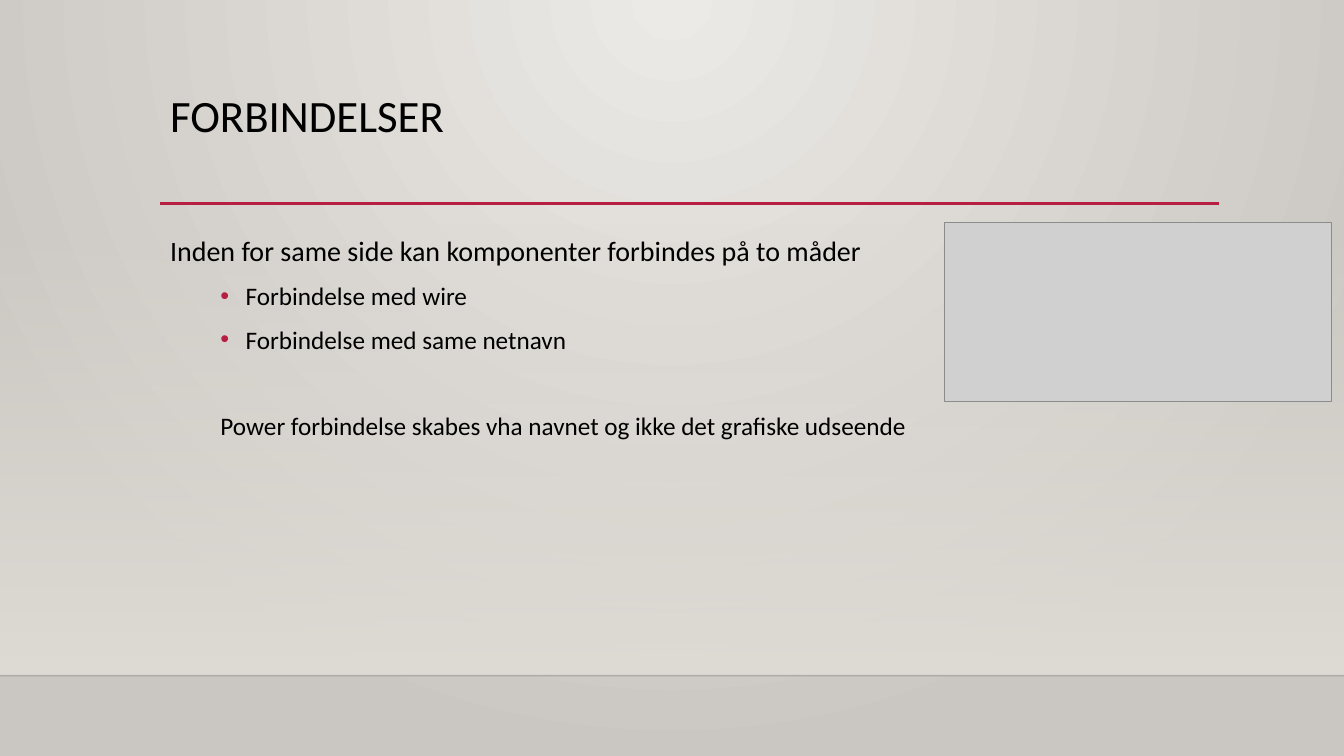
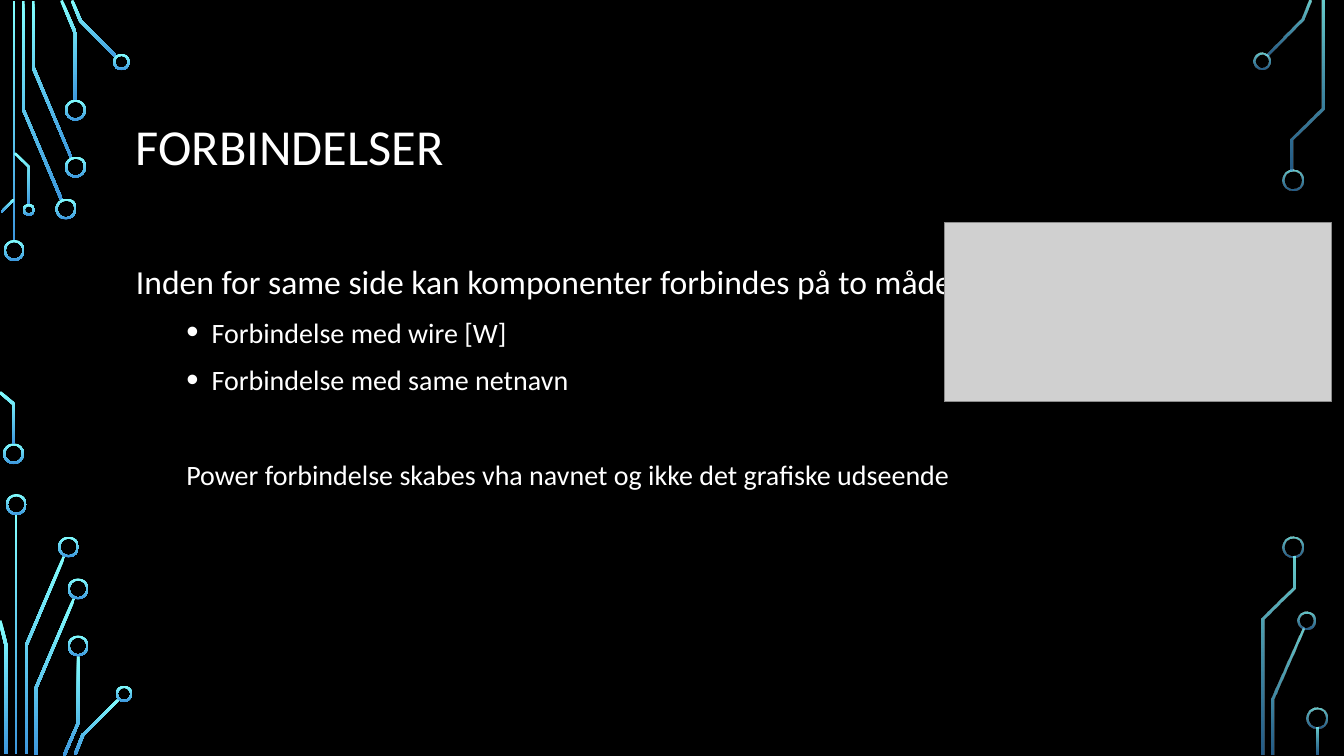
Before and after one commit to gert-lauritsen/Kicad-schematic, a slide deck: slide 9 of Kicad Schematic.pptx. Drawn at 1344x756 pixels with LibreOffice and Linux fonts; fonts in the diff are those of the drawing; grey boxes stand for pictures; background and template pictures are left out. Boxes give left, top, right and bottom in pixels: in the first picture for what was removed or moved away, otherwise in the second. Text is boxed around its words. In the diff, an @@ line names an element or a change of style, - is before the commit and + after.

```diff
--- a/Kicad Schematic.pptx
+++ b/Kicad Schematic.pptx
@@ background gradient #ECEAE7 to #CAC7C1 to picture (left out) @@
@@ title "FORBINDELSER": place and size @@
-title "FORBINDELSER" at [170,103,444,133]
+title "FORBINDELSER" at [136,132,444,166]
@@ title "FORBINDELSER" at [136,132,444,166]: size 32 to 36 pt, text colour #000000 to #FFFFFF; vertical alignment top to middle @@
@@ line removed from (160, 204) to (1220, 204) @@
@@ rectangle removed at [0,223,1344,676] @@
@@ text "Inden for same side kan ...": place and size @@
-text "Inden for same side kan ..." at [170,241,905,440]
+text "Inden for same side kan ..." at [136,267,964,490]
@@ text at [136,267,964,490]: size 20 to 24 pt in "Inden for same side kan komponenter forbindes ..."; text colour #000000 to #FFFFFF in "Inden for same side kan komponenter forbindes ...", "Forbindelse med same netnavn", "Power forbindelse skabes vha navnet og ikke ..."; size 18 to 20 pt in "Forbindelse med same netnavn", "Power forbindelse skabes vha navnet og ikke ..." @@
@@ text at [212,322,506,347]: text changed; size 18 to 20 pt; text colour #000000 to #FFFFFF @@
-  • Forbindelse med wire
+  • Forbindelse med wire [W]
@@ line removed from (0, 676) to (1344, 676) @@
@@ group added at [0,0,1328,756]: 33 freeform shapes, 3 rectangles @@
```
Also in this commit, not shown: 12 other slides changed, 1 slide added, 1 other file.
